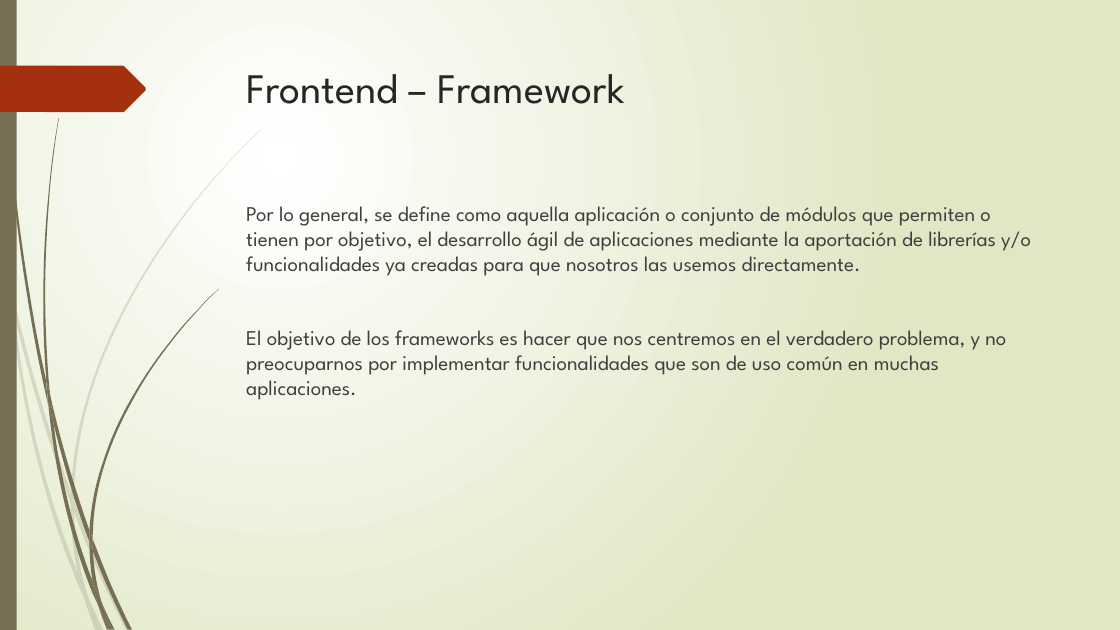
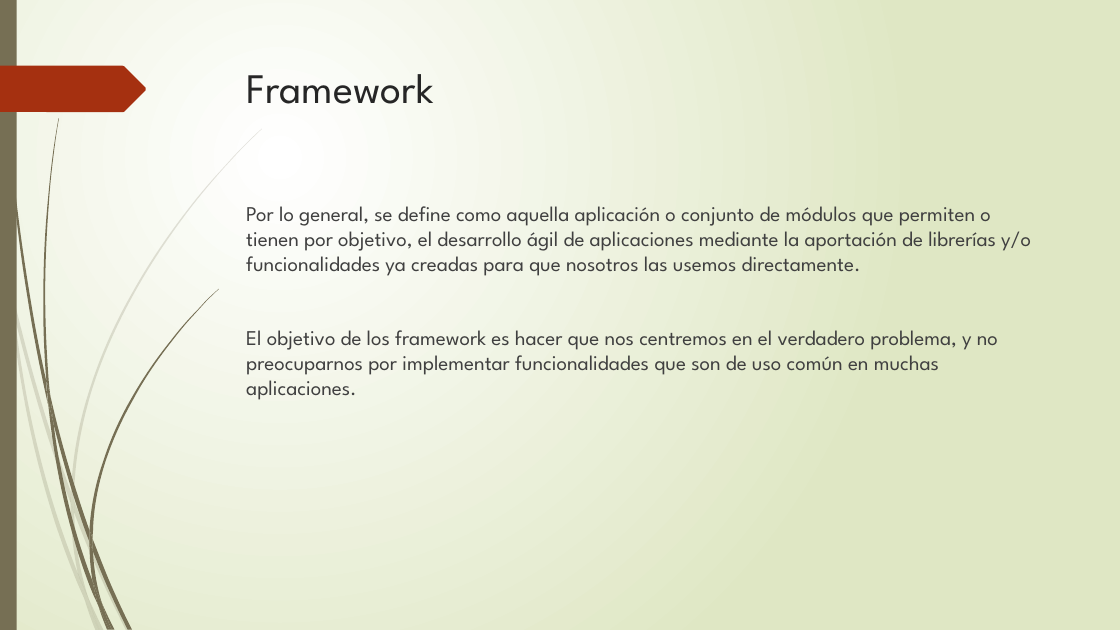
Before and after one commit to mickyys/ppt, a slide deck: slide 7 of Frontend.pptx (slide 5 before the commit). Drawn at 1120x630 pixels with LibreOffice and Linux fonts; fonts in the diff are those of the drawing. Boxes give left, top, right and bottom in pixels: in the first picture for what was removed or moved away, otherwise in the second. Text is boxed around its words. In the diff, an @@ line names an element or a change of style, - is before the commit and + after.

```diff
--- a/Frontend.pptx
+++ b/Frontend.pptx
@@ title at box(247, 74, 434, 104): text changed @@
-Frontend – Framework
+Framework
@@ text at box(246, 330, 998, 400): text changed @@
-El objetivo de los frameworks es hacer que nos centremos en el verdadero problema, y no preocuparnos por implementar funcionalidades que son de uso común en muchas aplicaciones.
+El objetivo de los framework es hacer que nos centremos en el verdadero problema, y no preocuparnos por implementar funcionalidades que son de uso común en muchas aplicaciones.
```
Also in this commit, not shown: 8 other slides changed, 5 slides added, 3 slides removed.
